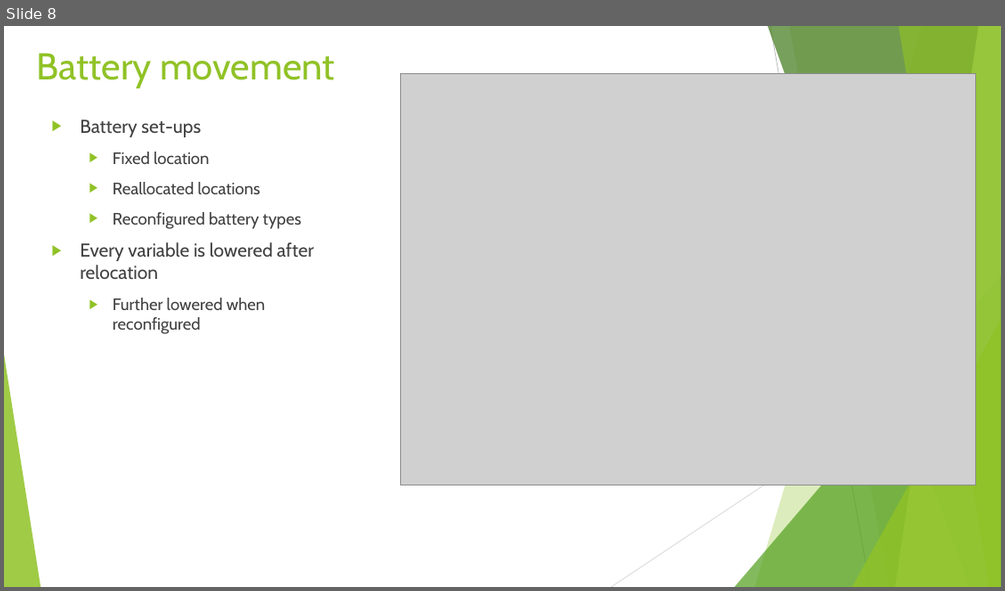
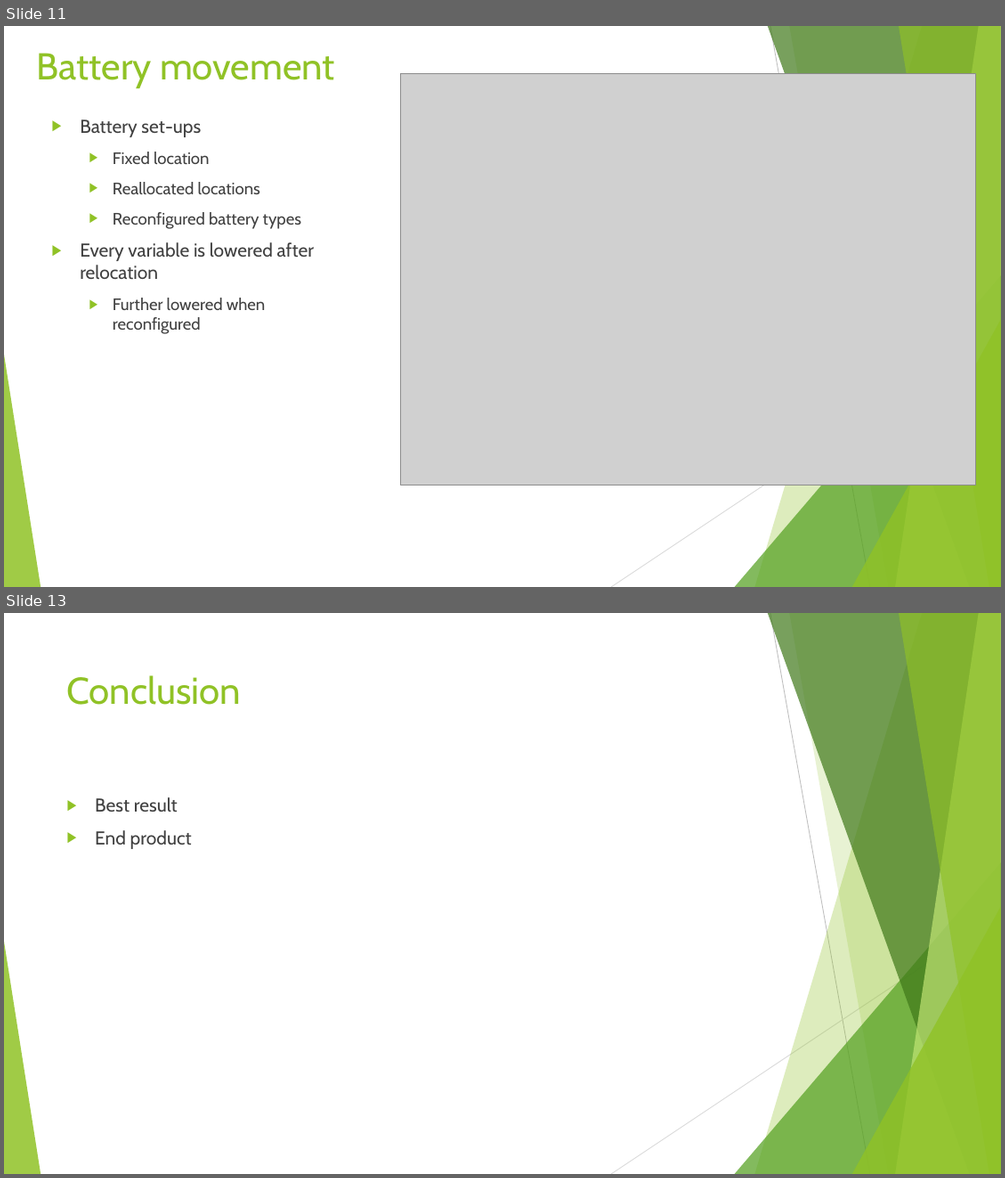
Before and after one commit to JSMR-heuristics/JSMR, a slide deck: EndPres.pptx. Shown one above the other, each under a label of ours: slide 8 before the commit, slides 11 and 13 after it; the slides between them are not shown. The pictures are 1005x591 and 1005x1178 pixels, drawn with LibreOffice and Linux fonts; fonts in the diff are those of the drawing; grey boxes stand for pictures. Boxes give left, top, right and bottom in pixels: in the first picture for what was removed or moved away, otherwise in the second. Text is boxed around its words. In the diff, an @@ line names an element or a change of style, - is before the commit and + after.

```diff
--- a/EndPres.pptx
+++ b/EndPres.pptx
@@ slide 13 added at [4,613,1001,1174], background #FFFFFF; not listed: 10 template elements that a slide beside it also shows @@
@@ title added at [67,675,242,705], 36 pt, text #90C226 @@
+Conclusion
@@ text added at [95,797,192,849], 18 pt, text #404040 @@
+▶ Best result
+▶ End product
@@ what was slide 8 is now slide 11 @@
```
Also in this commit, not shown: 4 slides changed, 3 other slides added, 8 other files.
